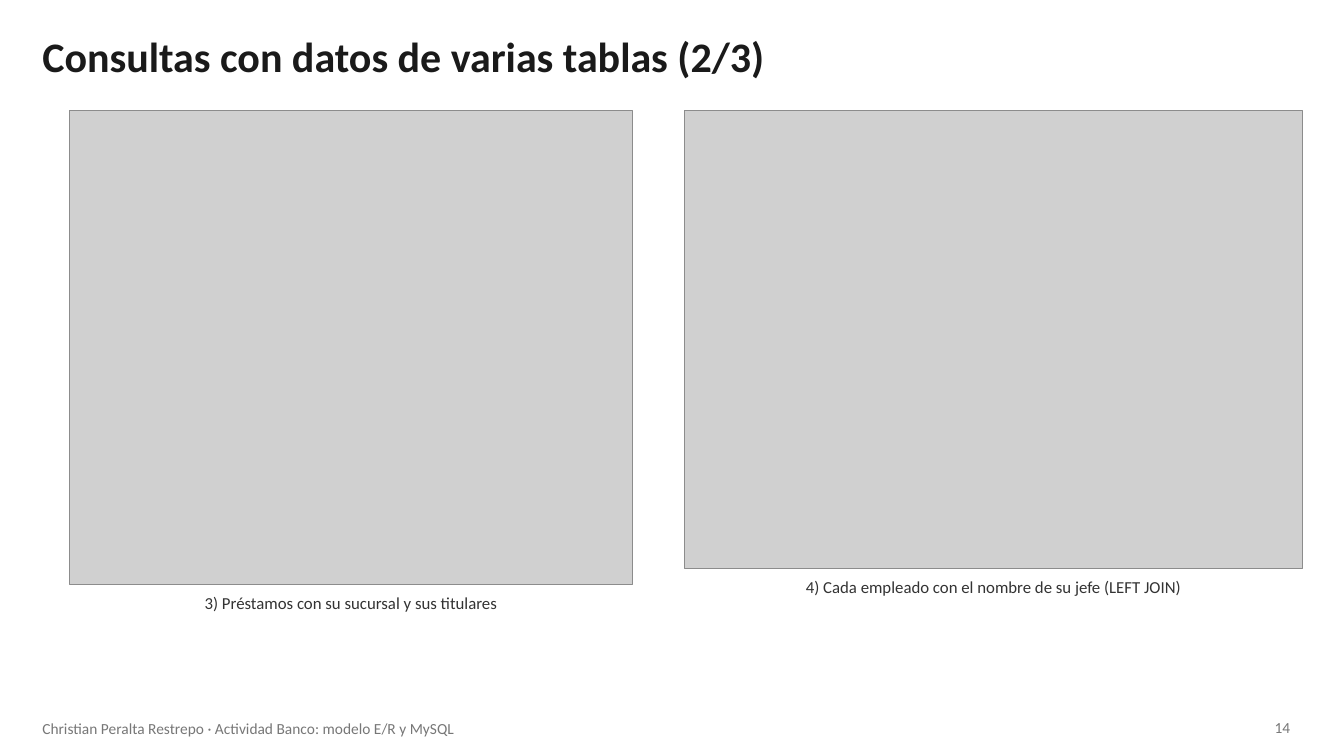
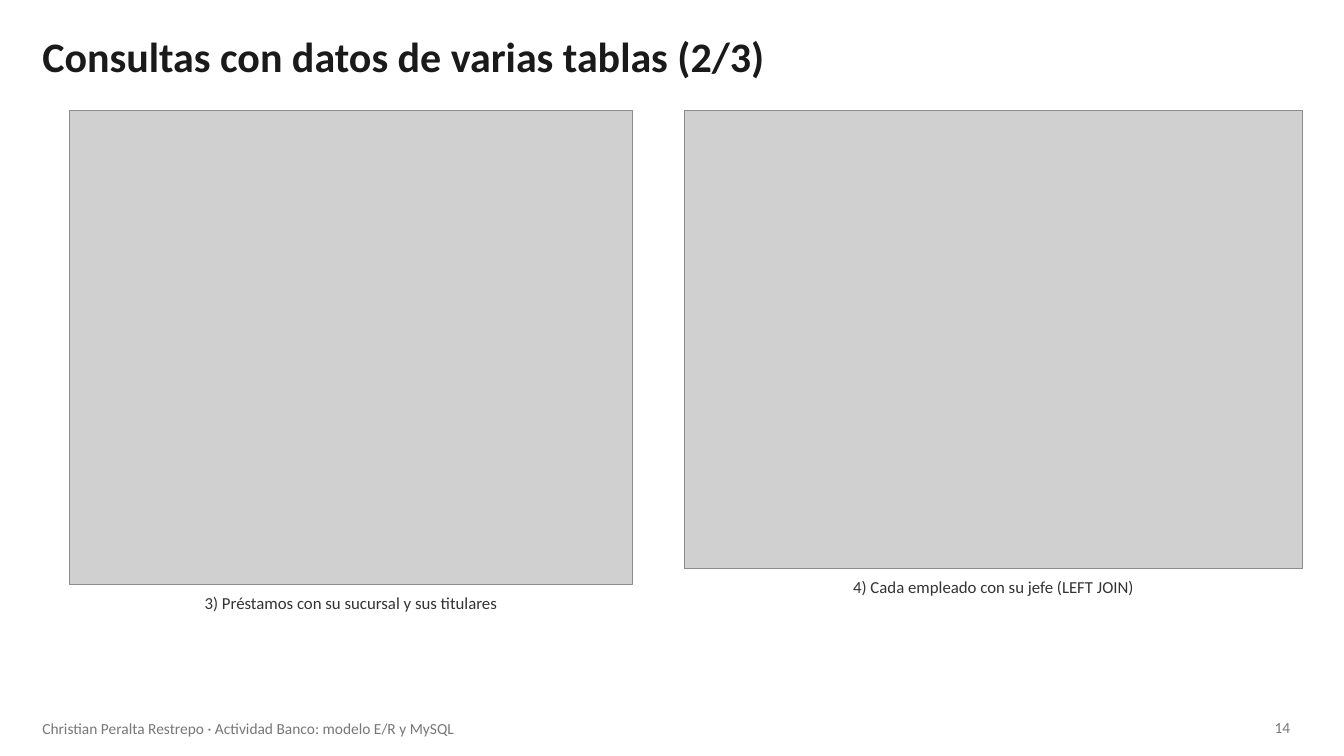
Before and after one commit to christiansan141/CuerpoTeo, a slide deck: slide 14 of Actividad_Banco_ChristianPeralta.pptx. Drawn at 1344x756 pixels with LibreOffice and Linux fonts; fonts in the diff are those of the drawing; grey boxes stand for pictures. Boxes give left, top, right and bottom in pixels: in the first picture for what was removed or moved away, otherwise in the second. Text is boxed around its words. In the diff, an @@ line names an element or a change of style, - is before the commit and + after.

```diff
--- a/Actividad_Banco_ChristianPeralta.pptx
+++ b/Actividad_Banco_ChristianPeralta.pptx
@@ text at [853,581,1134,596]: text changed @@
-4) Cada empleado con el nombre de su jefe (LEFT JOIN)
+4) Cada empleado con su jefe (LEFT JOIN)
```
Also in this commit, not shown: 11 other slides changed, 1 other file.
